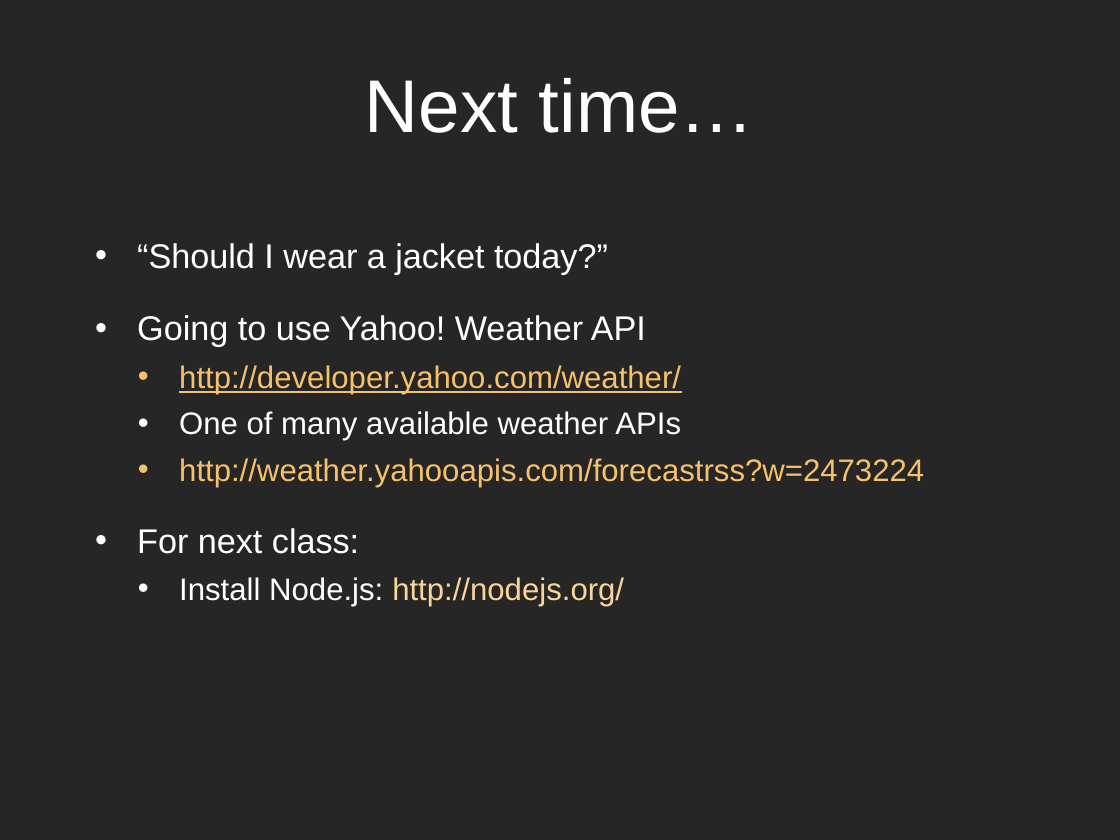
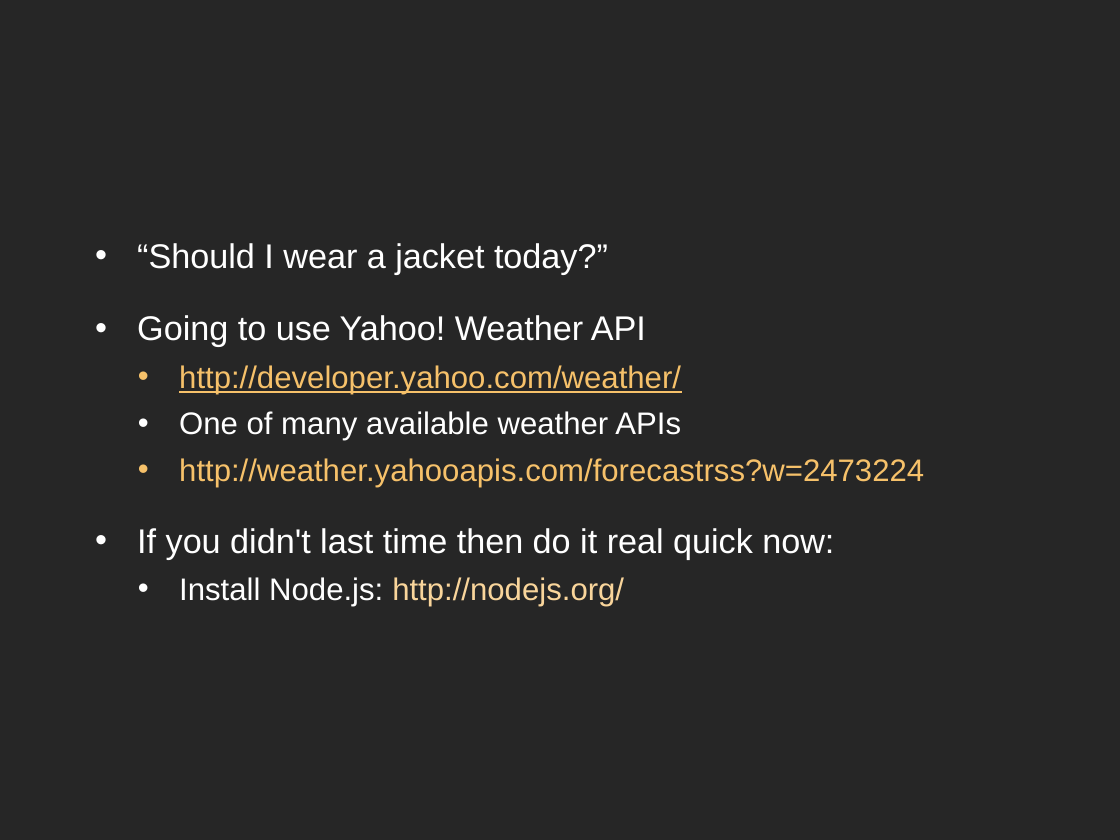
Before and after one commit to dantasse/ssuiweb2014, a slide deck: slide 7 of week08/week08.pptx (slide 6 before the commit). Drawn at 1120x840 pixels with LibreOffice and Linux fonts; fonts in the diff are those of the drawing. Boxes give left, top, right and bottom in pixels: in the first picture for what was removed or moved away, otherwise in the second. Text is boxed around its words. In the diff, an @@ line names an element or a change of style, - is before the commit and + after.

```diff
--- a/week08/week08.pptx
+++ b/week08/week08.pptx
@@ title removed at box(365, 78, 755, 133) @@
-Next time…
@@ text at box(137, 528, 834, 559): text changed @@
-• For next class:
+• If you didn't last time then do it real quick now:
```
Also in this commit, not shown: 1 other slide changed, 2 slides added, 32 slides removed, 2 other files.
